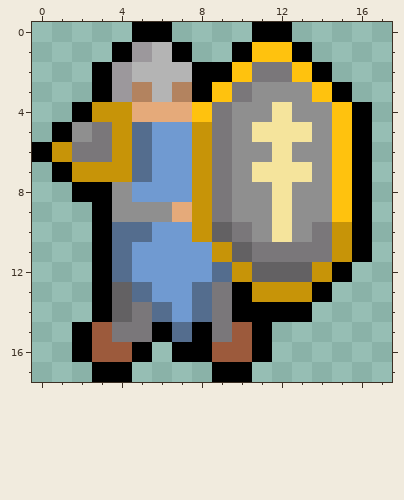
Pixel-art sprite: Assets/Sprite/CharSprite/HumanTank/TankAttack4.png. The picture above was drawn from the file before the commit.
The file is 18x18 pixels.
New version:
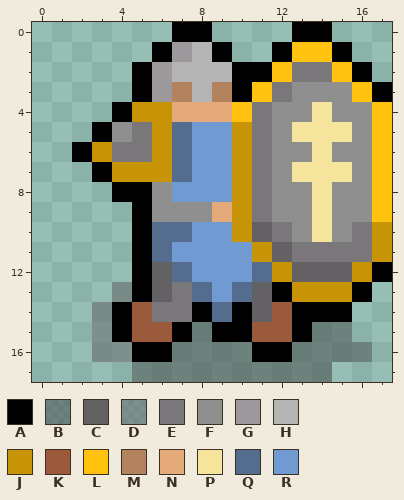
Palette (. is transparent): A #000000  B #46464680  C #636163  D #64626480  E #7a777a  F #8f8f8f  G #9c989c  H #b4b4b4  J #c79408  K #9c5a3c  L #ffc20e  M #b3835f  N #e5aa7a  P #f5e49c  Q #546d8e  R #709ad1
Message: TankSprite added shadows + new animations
The exact change:
@@ x 0..17 @@
- 0 .....AA....AA.....
- 1 ....AGHA..ALLA....
- 2 ...AGHHHAALEELA...
- 3 ...AGMHMALEFFFLA..
- 4 ..AJJNNNLEFFPFFLA.
- 5 .AFEJQRRJEFPPPFLA.
- 6 AJEEJQRRJEFFPFFLA.
- 7 .AJJJQRRJEFPPPFLA.
- 8 ..AAFRRRJEFFPFFLA.
- 9 ...AFFFNJEFFPFFLA.
-10 ...AQQRRJCEFPFEJA.
-11 ...AQRRRRJCEEEEJA.
-12 ...AQRRRRQJCCCJA..
-13 ...ACQRRQEAJJJA...
-14 ...ACEQRQEAAAA....
-15 ..AKEEAQAEKA......
-16 ..AKKA.AAKKA......
-17 ...AA....AA.......
+ 0 .......AA....AA...
+ 1 ......AGHA..ALLA..
+ 2 .....AGHHHAALEELA.
+ 3 .....AGMHMALEFFFLA
+ 4 ....AJJNNNLEFFPFFL
+ 5 ...AFEJQRRJEFPPPFL
+ 6 ..AJEEJQRRJEFFPFFL
+ 7 ...AJJJQRRJEFPPPFL
+ 8 ....AAFRRRJEFFPFFL
+ 9 .....AFFFNJEFFPFFL
+10 .....AQQRRJCEFPFEJ
+11 .....AQRRRRJCEEEEJ
+12 .....ACQRRRQJCCCJA
+13 ....DACEQRQCAJJJA.
+14 ...DAKEEAQACKAAA..
+15 ...DAKKABAAKKABB..
+16 ...DDAABBBBAABBBB.
+17 .....BBBBBBBBBB...
